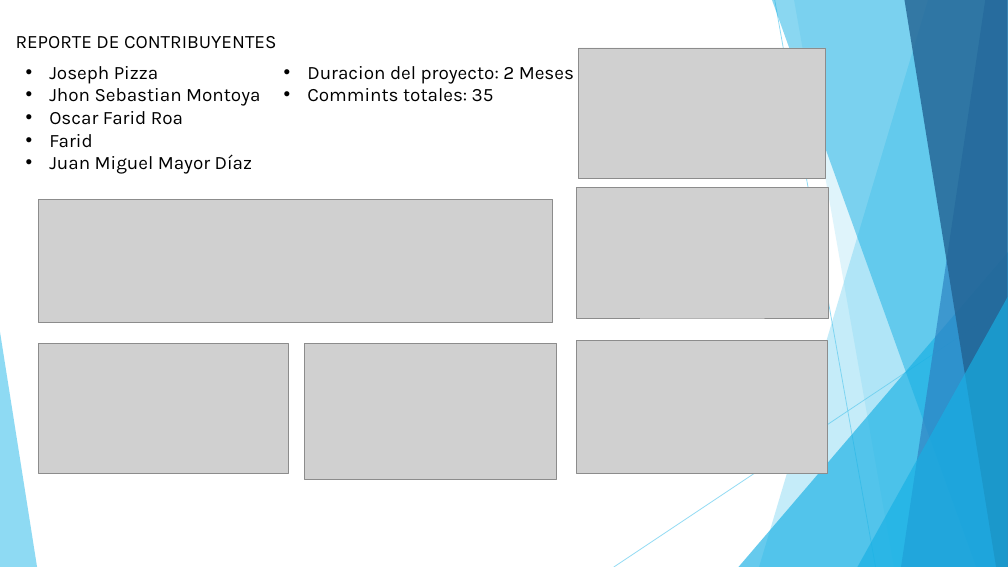
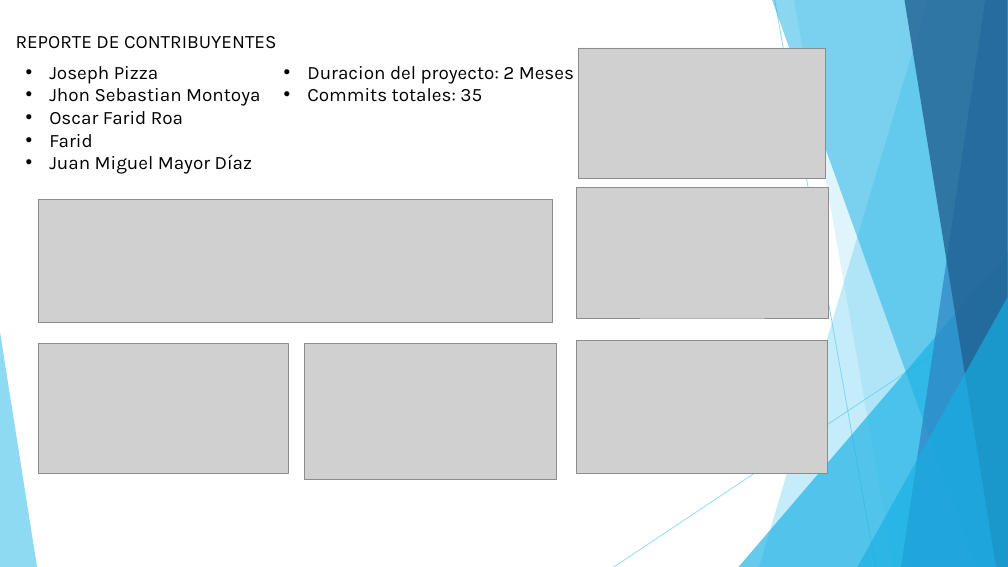
Before and after one commit to JosephDeveloper/Proyecto, a slide deck: slide 6 of Informes Y Presentaciones/Presentacion git.pptx. Drawn at 1008x567 pixels with LibreOffice and Linux fonts; fonts in the diff are those of the drawing; grey boxes stand for pictures. Boxes give left, top, right and bottom in pixels: in the first picture for what was removed or moved away, otherwise in the second. Text is boxed around its words. In the diff, an @@ line names an element or a change of style, - is before the commit and + after.

```diff
--- a/Informes Y Presentaciones/Presentacion git.pptx
+++ b/Informes Y Presentaciones/Presentacion git.pptx
@@ text at (307,88,482,102): text changed @@
-• Commints totales: 35
+• Commits totales: 35
```
Also in this commit, not shown: 6 other files.
